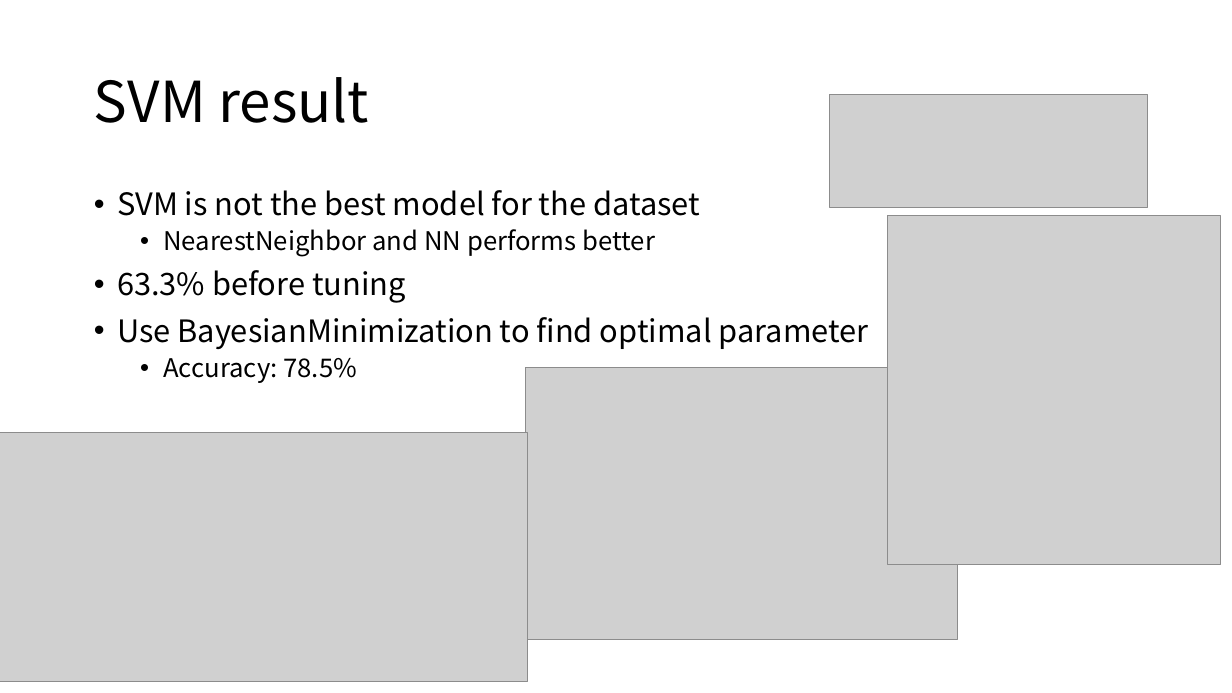
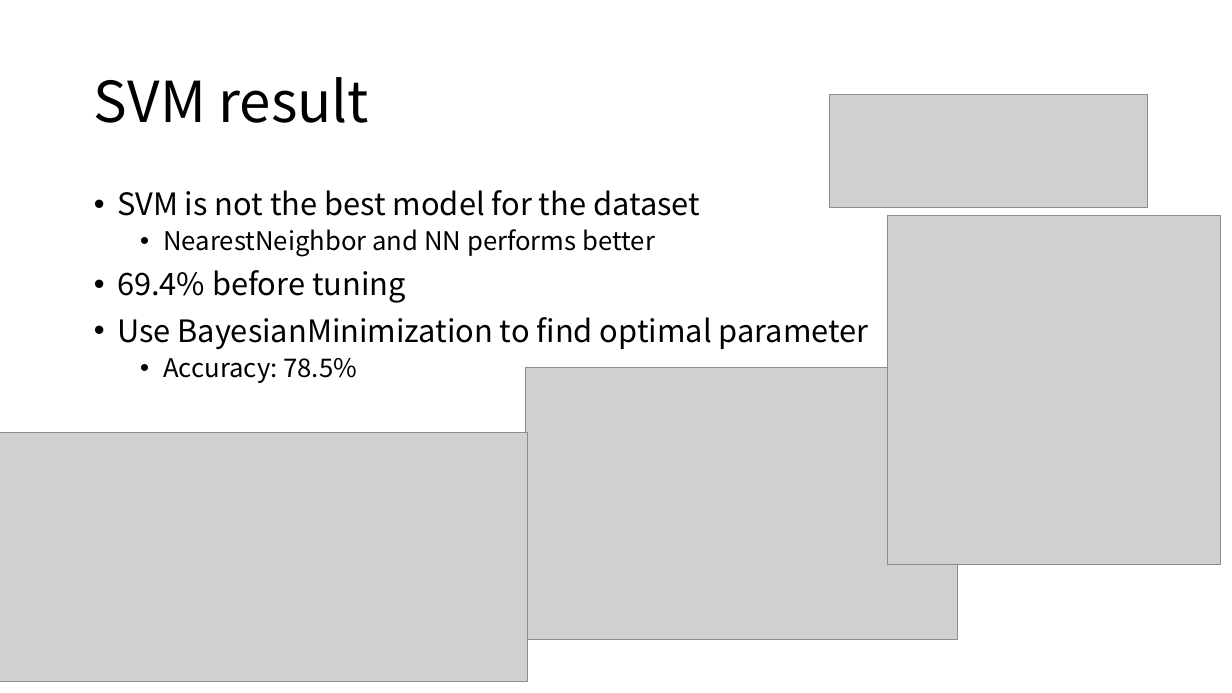
Before and after one commit to mydoris/Gesture-Unit-Segmentation, a slide deck: slide 3 of Gesture Unit Segmentation.pptx. Drawn at 1232x693 pixels with LibreOffice and Linux fonts; fonts in the diff are those of the drawing; grey boxes stand for pictures. Boxes give left, top, right and bottom in pixels: in the first picture for what was removed or moved away, otherwise in the second. Text is boxed around its words. In the diff, an @@ line names an element or a change of style, - is before the commit and + after.

```diff
--- a/Gesture Unit Segmentation.pptx
+++ b/Gesture Unit Segmentation.pptx
@@ text at [117, 270, 406, 303]: text changed @@
-• 63.3% before tuning
+• 69.4% before tuning
```
Also in this commit, not shown: 3 other files.
